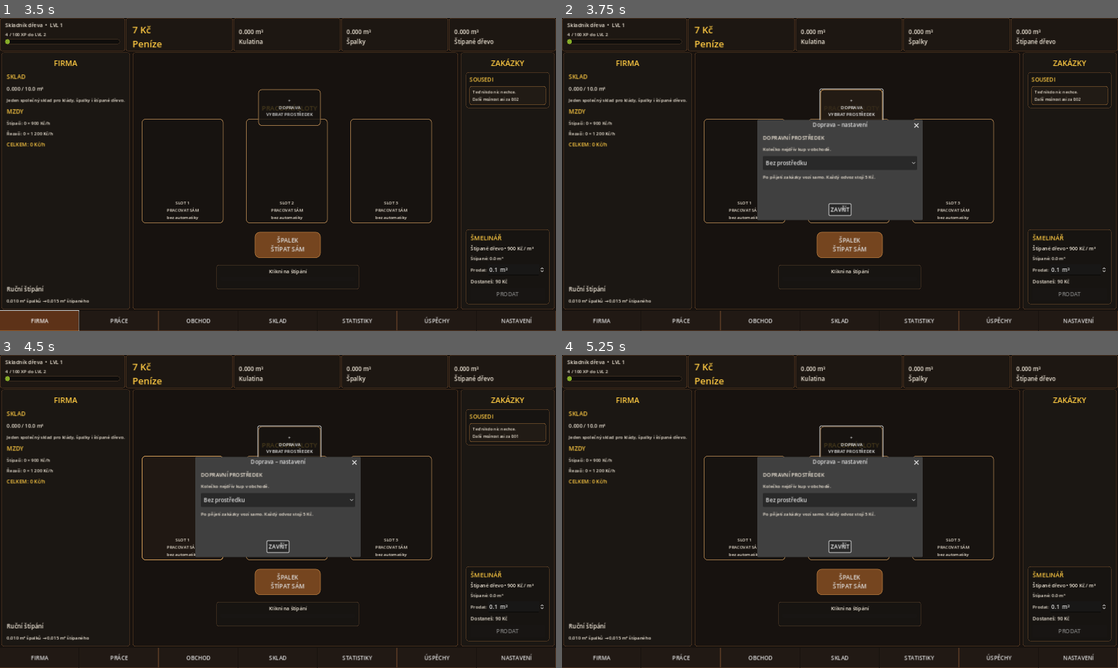
Above: before the commit, frames 1-4 (two rows, left to right).
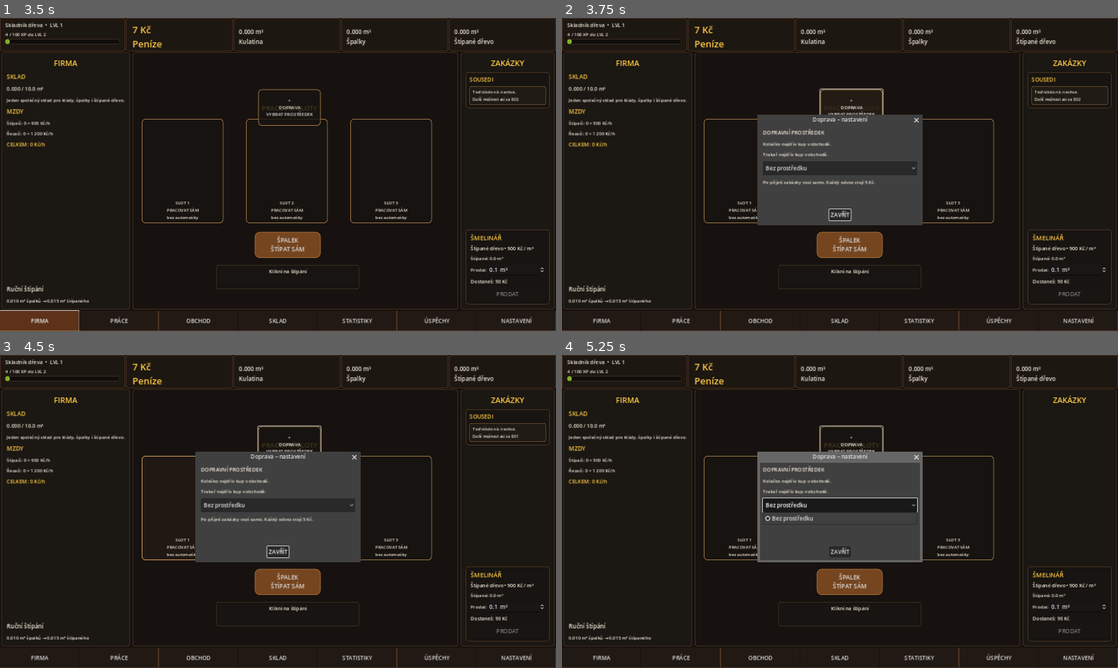
Above: after the commit, the same moments.

Repository: welewan-code/Lumberjack-John
Game: Godot game, scene res://Main.tscn
The game is run twice, just before and just after one commit, with the same random seed, the same clock (stepped at 60 frames per second) and the same inputs.
Inputs:
- Up to frame 1 (3.5 s): click "SEKNOUT" at 0.5 s; click "ODEJÍT Z PRÁCE" at 1.25 s; click "PŘIJMOUT PRÁCI" at 2 s; click "FIRMA" at 2.75 s
- Up to frame 2 (3.75 s): click "+ DOPRAVA VYBRAT PROSTŘEDEK" at 3.5 s
- Up to frame 3 (4.5 s): click "SLOT 1 PRACOVAT SÁM bez autom…" at 4.25 s
- Up to frame 4 (5.25 s): click "SLOT 2 PRACOVAT SÁM bez autom…" at 5 s

Frame 1 is identical in both runs. In frame 2, 2.2% of the frame differs, in the area x 35-65%, y 30-67%; in frame 3, 2.2%; in frame 4, 3.4%.

Commit message:
Enable Trakař 0.2 m3 transport

Diff:
--- a/transport_ui.gd
+++ b/transport_ui.gd
@@ -1,13 +1,15 @@
 extends Node
 
 const TRANSPORT_SAVE_PATH: String = "user://transport_state.json"
-const TRANSPORT_AMOUNT_M3: float = 0.1
+const WHEELBARROW_AMOUNT_M3: float = 0.1
+const HANDCART_AMOUNT_M3: float = 0.2
 const TRANSPORT_WAGE: float = 5.0
-const WHEELBARROW_TIME: float = 5.0
+const TRANSPORT_TIME: float = 5.0
 const UI_REFRESH_INTERVAL: float = 0.25
 
 var transport_running: bool = false
 var transport_elapsed: float = 0.0
+var transport_running_tool: String = ""
 var transport_button: Button = null
 var ui_refresh_elapsed: float = 0.0
 var saved_transport_tool: String = ""
@@ -79,19 +81,24 @@
 		return
 	var state: Dictionary = _state(main)
 	var tool: String = get_selected_transport_tool(main)
-	if tool == "wheelbarrow" and _owned_transport("wheelbarrow") > 0:
+	var capacity: float = _transport_capacity(tool)
+	if capacity > 0.0 and _owned_transport(tool) > 0:
+		var tool_name: String = _transport_name(tool)
 		var has_contract: bool = _contract_bool("has_active_contract")
 		if has_contract:
-			if float(state.get("split_m3", 0.0)) + 0.0001 < TRANSPORT_AMOUNT_M3:
-				transport_button.text = "KOLEČKO\nČEKÁ NA DŘEVO\n0,1 m³ / odvoz"
+			var delivery_amount: float = _contract_delivery_amount(capacity)
+			if delivery_amount <= 0.0:
+				transport_button.text = "%s\nČEKÁ NA ZAKÁZKU\n%.1f m³ • 5 s" % [tool_name, capacity]
+			elif float(state.get("split_m3", 0.0)) + 0.0001 < delivery_amount:
+				transport_button.text = "%s\nČEKÁ NA DŘEVO\n%.1f m³ / odvoz" % [tool_name, capacity]
 			elif float(state.get("money", 0.0)) < TRANSPORT_WAGE:
-				transport_button.text = "KOLEČKO\nČEKÁ NA 5 Kč\nZA ODVOZ"
+				transport_button.text = "%s\nČEKÁ NA 5 Kč\nZA ODVOZ" % tool_name
 			else:
-				transport_button.text = "KOLEČKO\nAUTOMATICKÝ ODVOZ\n0,1 m³ • 5 s"
+				transport_button.text = "%s\nAUTOMATICKÝ ODVOZ\n%.1f m³ • 5 s" % [tool_name, capacity]
 		else:
-			transport_button.text = "KOLEČKO\nČEKÁ NA ZAKÁZKU\n0,1 m³ • 5 s"
+			transport_button.text = "%s\nČEKÁ NA ZAKÁZKU\n%.1f m³ • 5 s" % [tool_name, capacity]
 		if transport_button.icon == null:
-			var asset_path: String = "res://assets/tools/wheelbarrow.png"
+			var asset_path: String = _transport_asset(tool)
 			if ResourceLoader.exists(asset_path):
 				var resource: Resource = ResourceLoader.load(asset_path)
 				if resource is Texture2D:
@@ -109,7 +116,7 @@
 	dialog.title = "Doprava – nastavení"
 	dialog.ok_button_text = "ZAVŘÍT"
 	var box: VBoxContainer = VBoxContainer.new()
-	box.custom_minimum_size = Vector2(400, 190)
+	box.custom_minimum_size = Vector2(400, 220)
 	box.add_theme_constant_override("separation", 10)
 	dialog.add_child(box)
 	box.add_child(_label(main, "DOPRAVNÍ PROSTŘEDEK", 15))
@@ -123,12 +130,17 @@
 		tools.set_item_metadata(tools.item_count - 1, "wheelbarrow")
 	else:
 		box.add_child(_label(main, "Kolečko nejdřív kup v obchodě.", 13))
+	if _owned_transport("handcart") > 0:
+		tools.add_item("Trakař – 0,2 m³ / 5 s")
+		tools.set_item_metadata(tools.item_count - 1, "handcart")
+	else:
+		box.add_child(_label(main, "Trakař nejdřív kup v obchodě.", 13))
 	_select_tool(tools, get_selected_transport_tool(main))
 	tools.item_selected.connect(_on_transport_selected.bind(tools, dialog))
 	box.add_child(tools)
 	box.add_child(_label(main, "Po přijetí zakázky vozí samo. Každý odvoz stojí 5 Kč.", 13))
 	main.add_child(dialog)
-	dialog.popup_centered(Vector2i(460, 250))
+	dialog.popup_centered(Vector2i(460, 280))
 
 func _on_transport_selected(index: int, tools: OptionButton, dialog: AcceptDialog) -> void:
 	var main: Node = get_tree().current_scene
@@ -147,17 +159,21 @@
 
 func _try_auto_start(main: Node) -> void:
 	var state: Dictionary = _state(main)
-	if get_selected_transport_tool(main) != "wheelbarrow":
-		return
-	if _owned_transport("wheelbarrow") <= 0:
-		return
-	if not _contract_bool("can_accept_delivery", [TRANSPORT_AMOUNT_M3]):
-		return
-	if float(state.get("split_m3", 0.0)) + 0.0001 < TRANSPORT_AMOUNT_M3:
+	var tool: String = get_selected_transport_tool(main)
+	var capacity: float = _transport_capacity(tool)
+	if capacity <= 0.0:
+		return
+	if _owned_transport(tool) <= 0:
+		return
+	var delivery_amount: float = _contract_delivery_amount(capacity)
+	if delivery_amount <= 0.0:
+		return
+	if float(state.get("split_m3", 0.0)) + 0.0001 < delivery_amount:
 		return
 	if float(state.get("money", 0.0)) < TRANSPORT_WAGE:
 		return
 	transport_running = true
+	transport_running_tool = tool
 	transport_elapsed = 0.0
 	if is_instance_valid(transport_button):
 		transport_button.disabled = true
@@ -167,19 +183,22 @@
 		return
 	transport_elapsed += delta
 	if is_instance_valid(transport_button):
-		transport_button.text = "ODVÁŽÍM NA ZAKÁZKU...\n%.1f s" % maxf(0.0, WHEELBARROW_TIME - transport_elapsed)
-	if transport_elapsed < WHEELBARROW_TIME:
+		transport_button.text = "ODVÁŽÍM NA ZAKÁZKU...\n%.1f s" % maxf(0.0, TRANSPORT_TIME - transport_elapsed)
+	if transport_elapsed < TRANSPORT_TIME:
 		return
 
 	transport_running = false
 	transport_elapsed = 0.0
-	var state: Dictionary = _state(main)
-	var can_deliver: bool = _contract_bool("can_accept_delivery", [TRANSPORT_AMOUNT_M3])
-	if can_deliver and float(state.get("split_m3", 0.0)) + 0.0001 >= TRANSPORT_AMOUNT_M3 and float(state.get("money", 0.0)) >= TRANSPORT_WAGE:
-		state["split_m3"] = maxf(0.0, float(state.get("split_m3", 0.0)) - TRANSPORT_AMOUNT_M3)
+	var tool: String = transport_running_tool
+	transport_running_tool = ""
+	var capacity: float = _transport_capacity(tool)
+	var delivery_amount: float = _contract_delivery_amount(capacity)
+	var state: Dictionary = _state(main)
+	if delivery_amount > 0.0 and float(state.get("split_m3", 0.0)) + 0.0001 >= delivery_amount and float(state.get("money", 0.0)) >= TRANSPORT_WAGE:
+		state["split_m3"] = maxf(0.0, float(state.get("split_m3", 0.0)) - delivery_amount)
 		state["money"] = float(state.get("money", 0.0)) - TRANSPORT_WAGE
 		main.set("state", state)
-		var result: Dictionary = _register_delivery(main, TRANSPORT_AMOUNT_M3)
+		var result: Dictionary = _register_delivery(main, delivery_amount)
 		if main.has_method("update_hud"):
 			main.call("update_hud")
 		if main.has_method("save_game"):
@@ -187,7 +206,7 @@
 		if bool(result.get("completed", false)):
 			_set_button_message("ZAKÁZKA HOTOVÁ\n+%.0f Kč" % float(result.get("payout", 0.0)))
 		else:
-			_set_button_message("ODVEZENO 0,1 m³\nPOKRAČUJU AUTOMATICKY")
+			_set_button_message("ODVEZENO %.1f m³\nPOKRAČUJU AUTOMATICKY" % delivery_amount)
 	else:
 		_set_button_message("ODVOZ ČEKÁ")
 	if is_instance_valid(transport_button):
@@ -205,6 +224,18 @@
 	if value is bool:
 		return value as bool
 	return false
+
+func _contract_delivery_amount(max_amount: float) -> float:
+	var contracts: Node = get_node_or_null("/root/ContractManager")
+	if contracts == null:
+		return 0.0
+	if contracts.has_method("get_delivery_amount"):
+		var value: Variant = contracts.call("get_delivery_amount", max_amount)
+		if value is float or value is int:
+			return float(value)
+	if _contract_bool("can_accept_delivery", [max_amount]):
+		return max_amount
+	return 0.0
 
 func _register_delivery(main: Node, amount: float) -> Dictionary:
 	var contracts: Node = get_node_or_null("/root/ContractManager")
@@ -214,6 +245,27 @@
 	if value is Dictionary:
 		return value as Dictionary
 	return {"ok": false, "completed": false, "payout": 0.0}
+
+func _transport_capacity(tool_id: String) -> float:
+	if tool_id == "wheelbarrow":
+		return WHEELBARROW_AMOUNT_M3
+	if tool_id == "handcart":
+		return HANDCART_AMOUNT_M3
+	return 0.0
+
+func _transport_name(tool_id: String) -> String:
+	if tool_id == "wheelbarrow":
+		return "KOLEČKO"
+	if tool_id == "handcart":
+		return "TRAKAŘ"
+	return "DOPRAVA"
+
+func _transport_asset(tool_id: String) -> String:
+	if tool_id == "wheelbarrow":
+		return "res://assets/tools/wheelbarrow.png"
+	if tool_id == "handcart":
+		return "res://assets/tools/trakar.png"
+	return ""
 
 func _set_button_message(value: String) -> void:
 	if is_instance_valid(transport_button):
